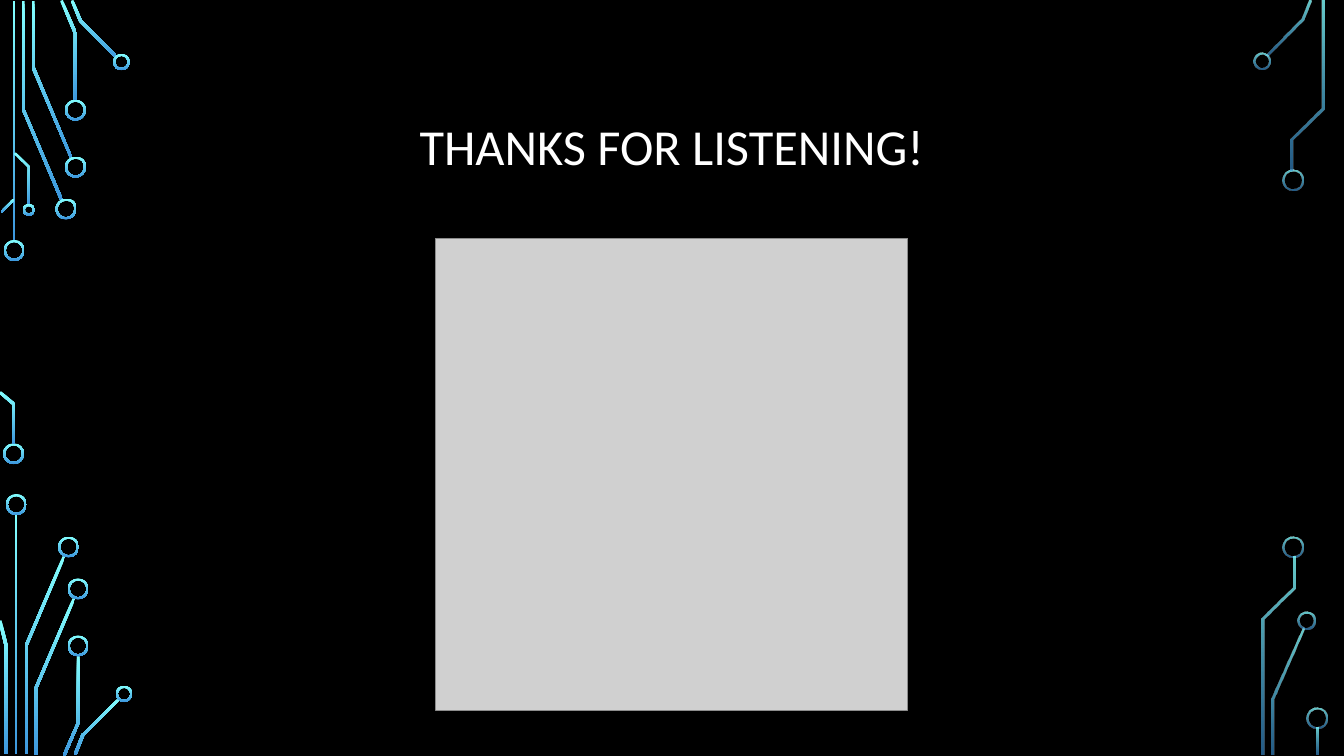
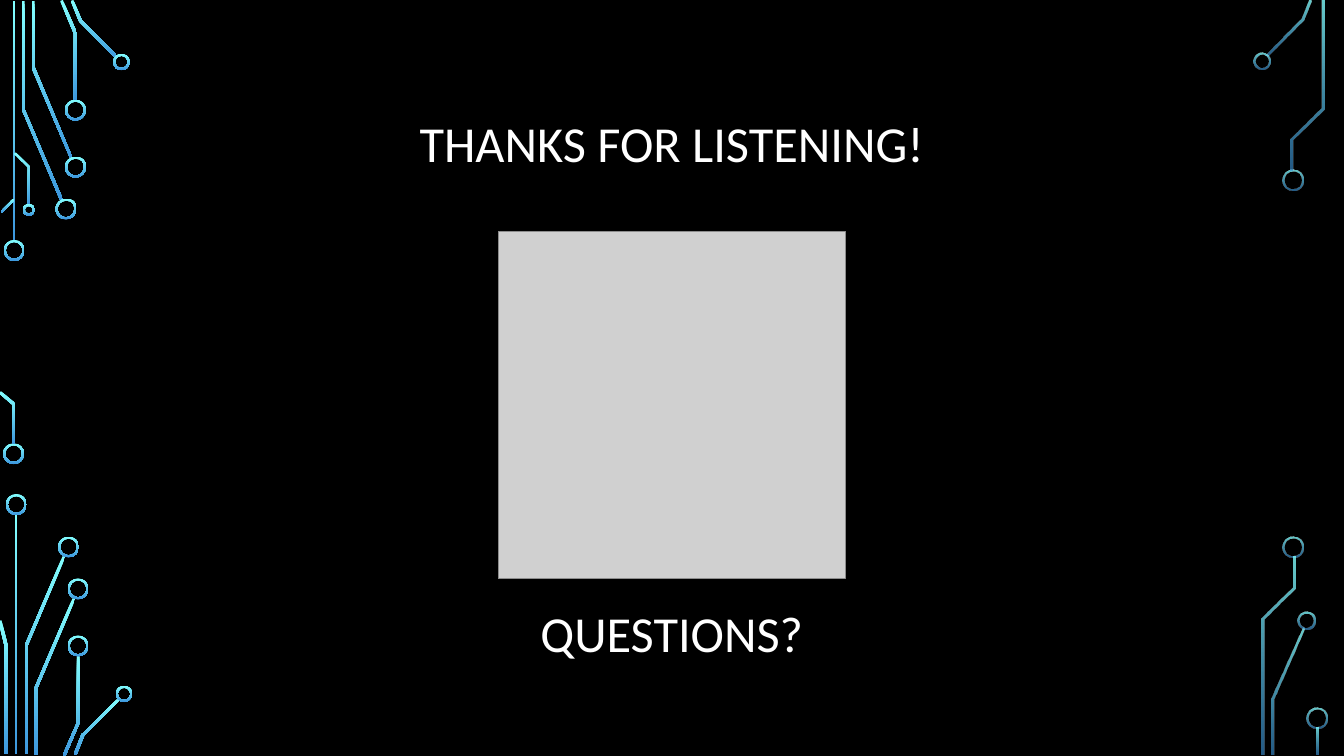
Before and after one commit to TechDevTom/HEMAUnityScripts, a slide deck: slide 31 of Documentation/Presentation.pptx. Drawn at 1344x756 pixels with LibreOffice and Linux fonts; fonts in the diff are those of the drawing; grey boxes stand for pictures; background and template pictures are left out. Boxes give left, top, right and bottom in pixels: in the first picture for what was removed or moved away, otherwise in the second. Text is boxed around its words. In the diff, an @@ line names an element or a change of style, - is before the commit and + after.

```diff
--- a/Documentation/Presentation.pptx
+++ b/Documentation/Presentation.pptx
@@ title at (420,128,924,659): text changed @@
-THANKS FOR LISTENING!
+THANKS FOR LISTENING!
+QUESTIONS?
@@ picture: place and size @@
-picture at (436,238,907,710)
+picture at (498,231,846,579)
```
Also in this commit, not shown: 1 other slide changed, 1 other file.
